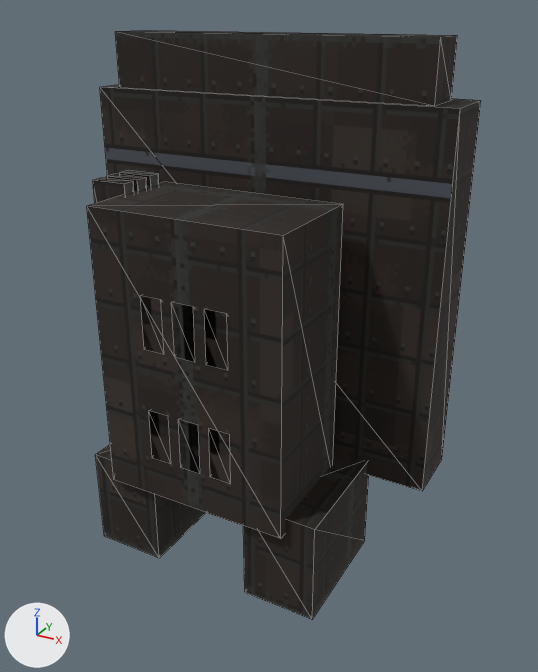
Renders of the glTF model assets/models/batch030/enemies/enemy_role_bulwark.glb from each side of a commit.
One viewpoint serves both versions: a 50 mm camera at (1.37, -2.3, 2.07) aimed at (0.1, 0.01, 0.91). Every picture has the same lights, and +X, +Y and +Z are marked at lower left. The older version comes first. Mesh edges are drawn as thin lines. Vertices at exactly the same position are counted once.

Objects in the first picture: 'enemy_role_bulwark'.
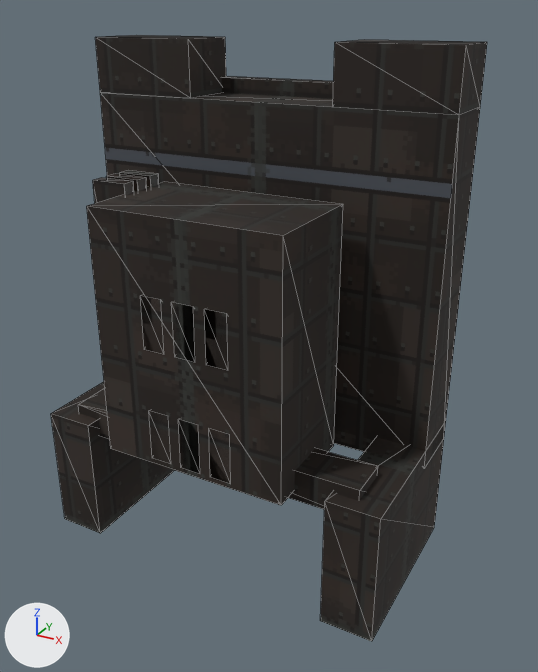
Edits to the bpy script that builds the scene:
```text
Change me_enemy_role_bulwark:
    used by ob_enemy_role_bulwark; location = (0.0, 0.0, 0.0)
    remove me_enemy_role_bulwark.from_pydata(...)  # 208 vertices, 328 faces; spans x -0.73..0.73, y -0.41..0.41, z 0.0..1.99
    add me_enemy_role_bulwark.from_pydata(...)  # 220 vertices, 352 faces; spans x -0.73..0.73, y -0.41..0.41, z 0.0..1.97
    me_enemy_role_bulwark part 1: a new loose piece, a box spanning x 0.52..0.73, y -0.37..0.37, z 0.0..0.53, in mat_enemy_role_bulwark_body (picture img_enemy_role_bulwark_body_t)
    me_enemy_role_bulwark part 2: a new loose piece, a box spanning x -0.73..-0.52, y -0.37..0.37, z 0.0..0.53, in mat_enemy_role_bulwark_body (picture img_enemy_role_bulwark_body_t)
    me_enemy_role_bulwark part 3: a new loose piece, a box spanning x -0.62..0.62, y -0.31..-0.14, z 0.45..0.57, in mat_enemy_role_bulwark_body (picture img_enemy_role_bulwark_body_t)
    me_enemy_role_bulwark part 4: the loose piece of 8 vertices spanning x -0.73..0.73, y 0.11..0.37, z 0.35..1.78 is rebuilt with 20 vertices and now spans x -0.73..0.73, y 0.11..0.37, z 0.45..1.97
    me_enemy_role_bulwark part 5: the loose piece of 8 vertices spanning x 0.2..0.49, y -0.37..0.14, z 0.0..0.41 is deleted
    me_enemy_role_bulwark part 6: the loose piece of 8 vertices spanning x -0.49..-0.2, y -0.37..0.14, z 0.0..0.41 is deleted
    me_enemy_role_bulwark part 7: 8 vertices removed from x -0.64..0.64, y 0.13..0.31, z 1.78..1.99
    me_enemy_role_bulwark part 8: 4 vertices moved from x -0.38..0.38, y -0.41..0.03, z 0.35 to x -0.38..0.38, y -0.41..0.03, z 0.49
    other edits to the shape of me_enemy_role_bulwark do not show in these pictures
```

Boxes (x1, y1, x2, y2) around the edits, measured in the pictures (538 x 672 px; the box of a moved part takes in the faces that stretch with it):
'enemy_role_bulwark', reshaped (11% wider): before (87, 30, 481, 619); after (51, 35, 487, 641)
part 1 of me_enemy_role_bulwark, added: after (320, 421, 446, 641)
part 2 of me_enemy_role_bulwark, added: after (51, 382, 174, 533)
part 3 of me_enemy_role_bulwark, added: after (78, 388, 378, 509)
part 4 of me_enemy_role_bulwark, rebuilt (7% taller): before (100, 85, 481, 491); after (95, 35, 487, 469)
part 5 of me_enemy_role_bulwark, deleted: before (243, 452, 369, 619)
part 6 of me_enemy_role_bulwark, deleted: before (96, 445, 206, 558)
part 7 of me_enemy_role_bulwark, deleted: before (115, 30, 457, 106)
part 8 of me_enemy_role_bulwark, moved or reshaped: before (87, 205, 343, 539); after (87, 205, 343, 505)
